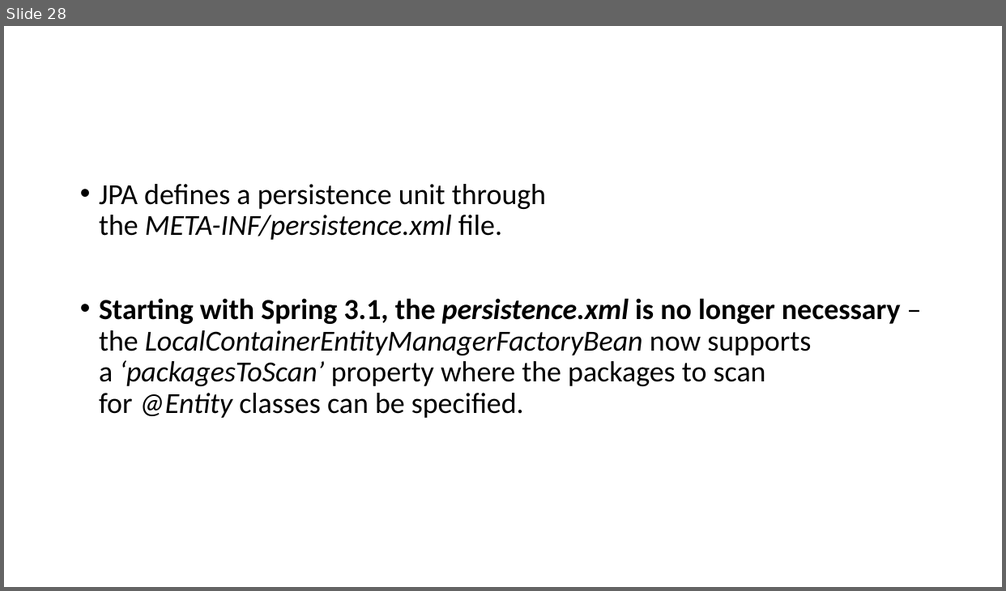
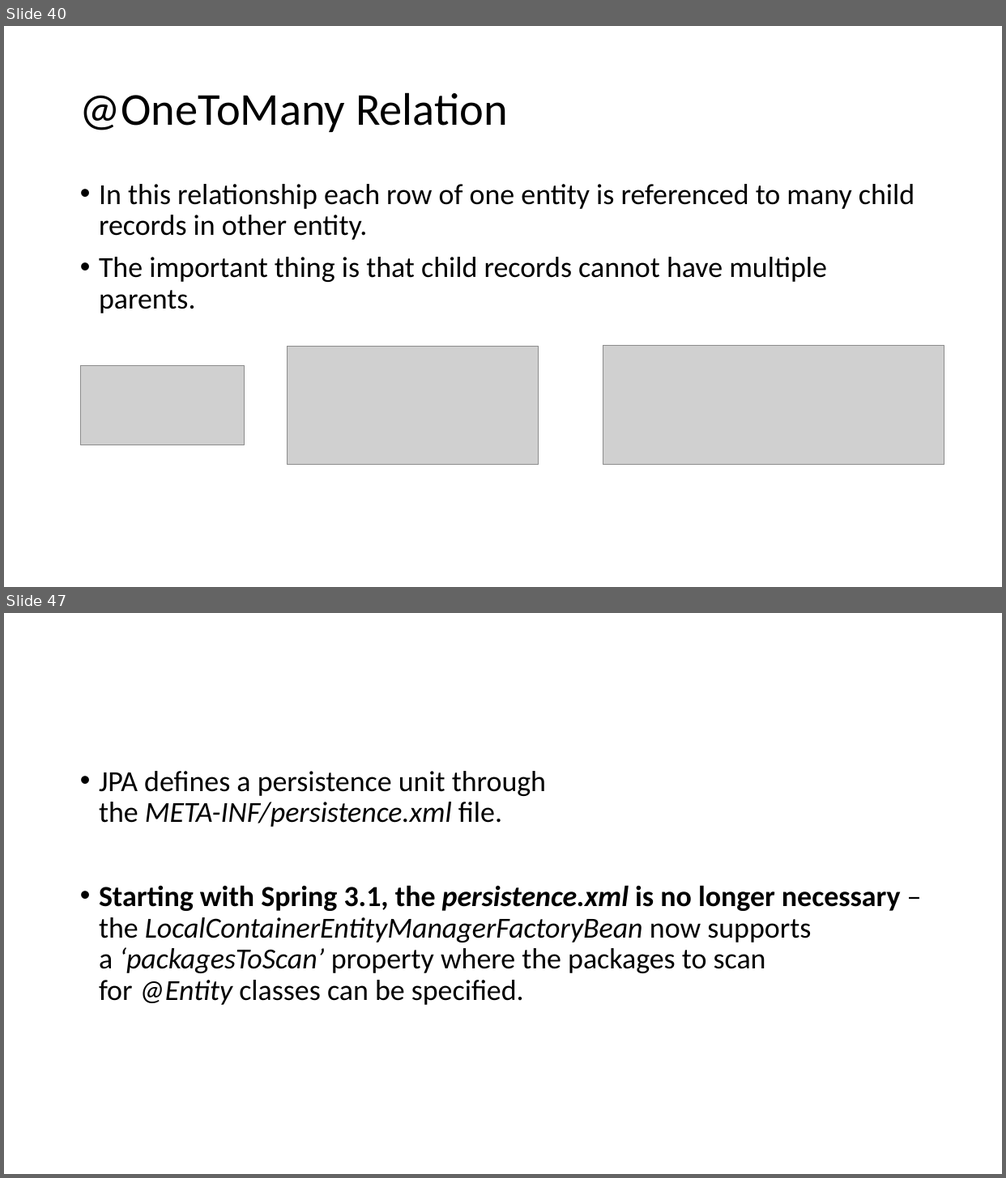
Before and after one commit to lawren43/mytest-repo, a slide deck: test-springmvc/doc/20181018-Spring JPA.pptx. Shown one above the other, each under a label of ours: slide 28 before the commit, slides 40 and 47 after it; the slides between them are not shown. The pictures are 1006x591 and 1006x1178 pixels, drawn with LibreOffice and Linux fonts; fonts in the diff are those of the drawing; grey boxes stand for pictures. Boxes give left, top, right and bottom in pixels: in the first picture for what was removed or moved away, otherwise in the second. Text is boxed around its words. In the diff, an @@ line names an element or a change of style, - is before the commit and + after.

```diff
--- a/test-springmvc/doc/20181018-Spring JPA.pptx
+++ b/test-springmvc/doc/20181018-Spring JPA.pptx
@@ slide 40 added at box(4, 26, 1002, 587), background #FFFFFF @@
@@ title added at box(80, 92, 508, 132), 44 pt, text #000000 @@
+@OneToMany Relation
@@ text added at box(99, 184, 914, 314), 28 pt, text #000000 @@
+• In this relationship each row of one entity is referenced to many child records in other entity.
+• The important thing is that child records cannot have multiple parents.
@@ picture added at box(288, 347, 539, 465) @@
@@ picture added at box(603, 346, 944, 465) @@
@@ picture added at box(81, 366, 245, 446) @@
@@ what was slide 28 is now slide 47 @@
```
Also in this commit, not shown: 2 slides changed, 19 other slides added, 1 other file.
